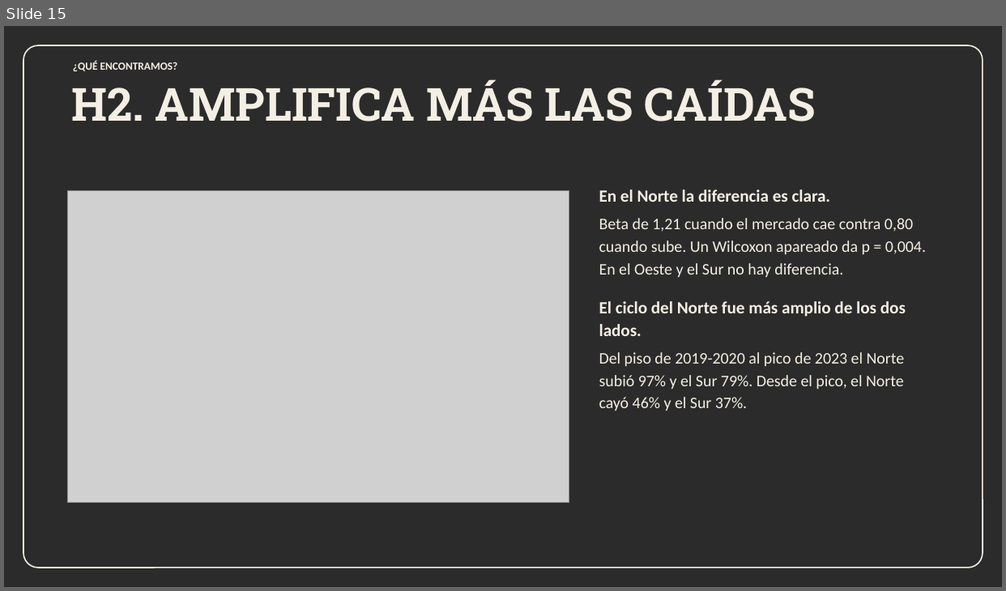
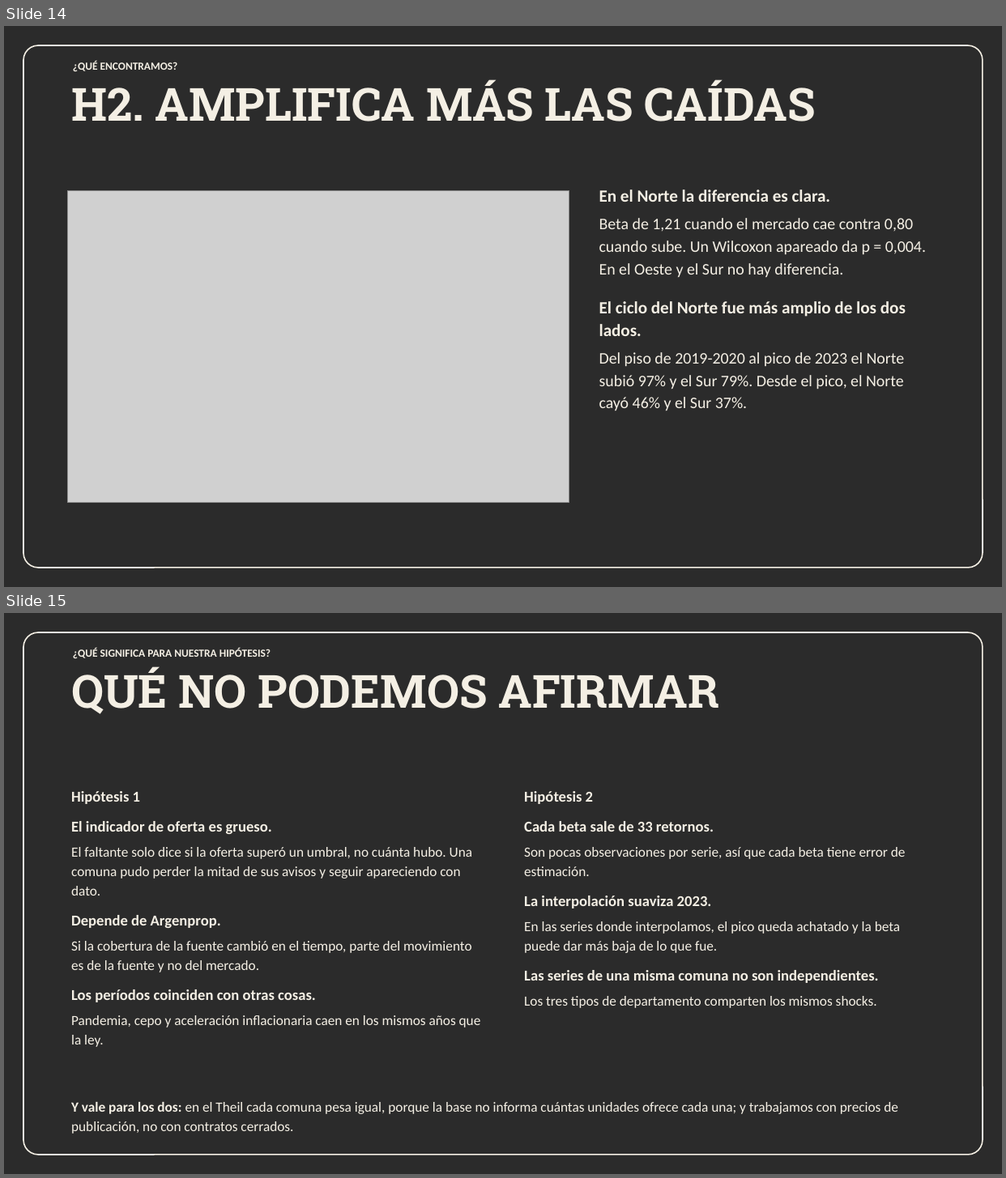
Before and after one commit to n4chogarcia-eng/tp_alquileres_caba, a slide deck: TP_instancia2_alquileres_CABA.pptx. Shown one above the other, each under a label of ours: slide 15 before the commit, slides 14 and 15 after it. The pictures are 1006x591 and 1006x1178 pixels, drawn with LibreOffice and Linux fonts; fonts in the diff are those of the drawing; grey boxes stand for pictures; background and template pictures are left out; a plain dark background stands for a picture behind light text. Boxes give left, top, right and bottom in pixels: in the first picture for what was removed or moved away, otherwise in the second. Text is boxed around its words. In the diff, an @@ line names an element or a change of style, - is before the commit and + after.

```diff
--- a/TP_instancia2_alquileres_CABA.pptx
+++ b/TP_instancia2_alquileres_CABA.pptx
@@ slide 15 added at (x1=4, y1=613, x2=1002, y2=1174), background picture (left out) @@
@@ rounded rectangle added at (x1=23, y1=632, x2=982, y2=1155), outline #F4EFE4 1.25 pt @@
@@ text added at (x1=73, y1=647, x2=270, y2=658), 10.5 pt, text #F4EFE4, bold @@
+¿QUÉ SIGNIFICA PARA NUESTRA HIPÓTESIS?
@@ text added at (x1=71, y1=666, x2=719, y2=714), 44 pt, text #F4EFE4, bold @@
+QUÉ NO PODEMOS AFIRMAR
@@ text added at (x1=71, y1=791, x2=481, y2=1047), 13.5 pt, text #F4EFE4 @@
+Hipótesis 1
+El indicador de oferta es grueso.
+El faltante solo dice si la oferta superó un umbral, no cuánta hubo. Una comuna pudo perder la mitad de sus avisos y seguir apareciendo con dato.
+Depende de Argenprop.
+Si la cobertura de la fuente cambió en el tiempo, parte del movimiento es de la fuente y no del mercado.
+Los períodos coinciden con otras cosas.
+Pandemia, cepo y aceleración inflacionaria caen en los mismos años que la ley.
@@ text added at (x1=524, y1=791, x2=906, y2=1008), 13.5 pt, text #F4EFE4 @@
+Hipótesis 2
+Cada beta sale de 33 retornos.
+Son pocas observaciones por serie, así que cada beta tiene error de estimación.
+La interpolación suaviza 2023.
+En las series donde interpolamos, el pico queda achatado y la beta puede dar más baja de lo que fue.
+Las series de una misma comuna no son independientes.
+Los tres tipos de departamento comparten los mismos shocks.
@@ text added at (x1=71, y1=1102, x2=898, y2=1134), 13.5 pt, text #F4EFE4 @@
+Y vale para los dos: en el Theil cada comuna pesa igual, porque la base no informa cuántas unidades ofrece cada una; y trabajamos con precios de publicación, no con contratos cerrados.
@@ what was slide 15 is now slide 14 @@
```
Also in this commit, not shown: 1 slide changed, 1 slide removed.
